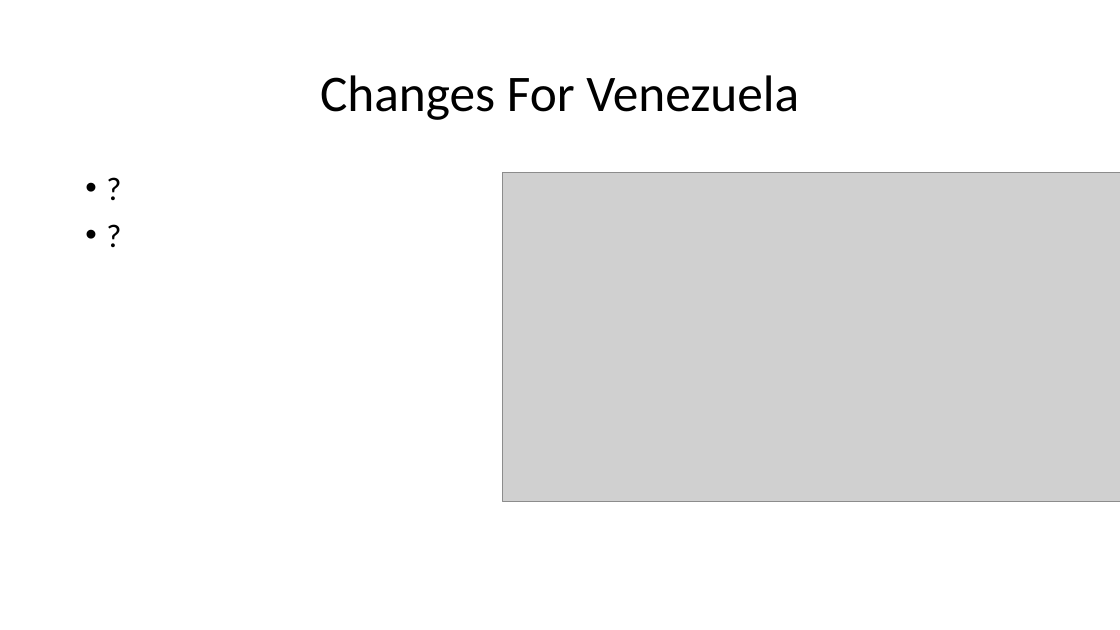
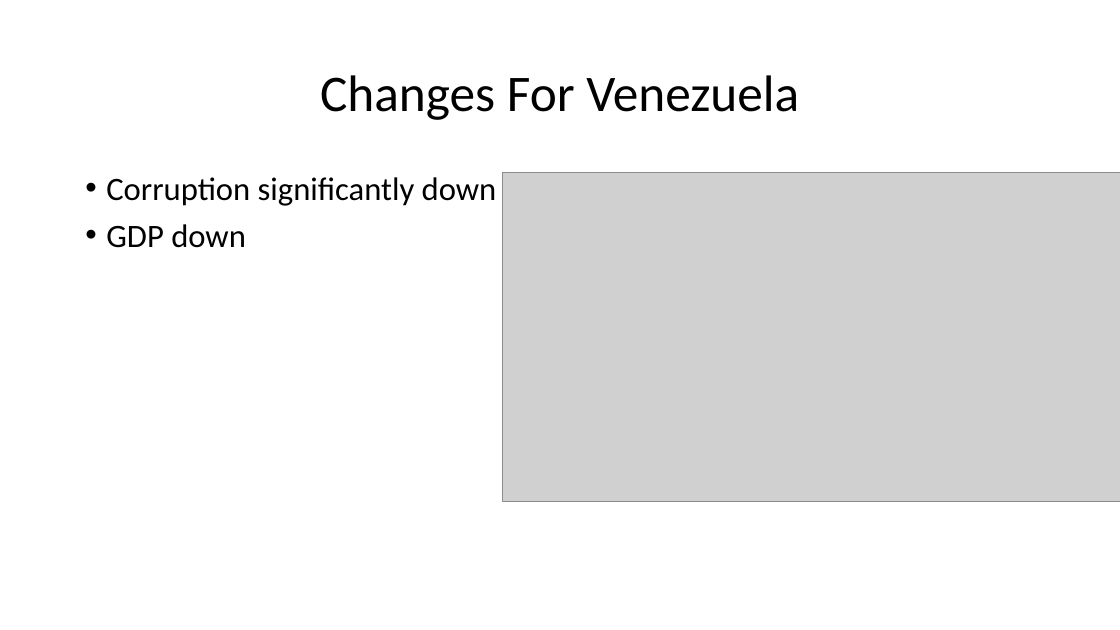
Before and after one commit to Chrybear/Factors-Of-Happiness-In-The-World, a slide deck: slide 17 of CSC 583 Project - Barrett & Bruggemann.pptx. Drawn at 1120x630 pixels with LibreOffice and Linux fonts; fonts in the diff are those of the drawing; grey boxes stand for pictures. Boxes give left, top, right and bottom in pixels: in the first picture for what was removed or moved away, otherwise in the second. Text is boxed around its words. In the diff, an @@ line names an element or a change of style, - is before the commit and + after.

```diff
--- a/CSC 583 Project - Barrett & Bruggemann.pptx
+++ b/CSC 583 Project - Barrett & Bruggemann.pptx
@@ text at (106,177,497,248): text changed @@
-• ?
-• ?
+• Corruption significantly down
+• GDP down
```
Also in this commit, not shown: 2 other slides changed, 8 slides added, 3 other files.
